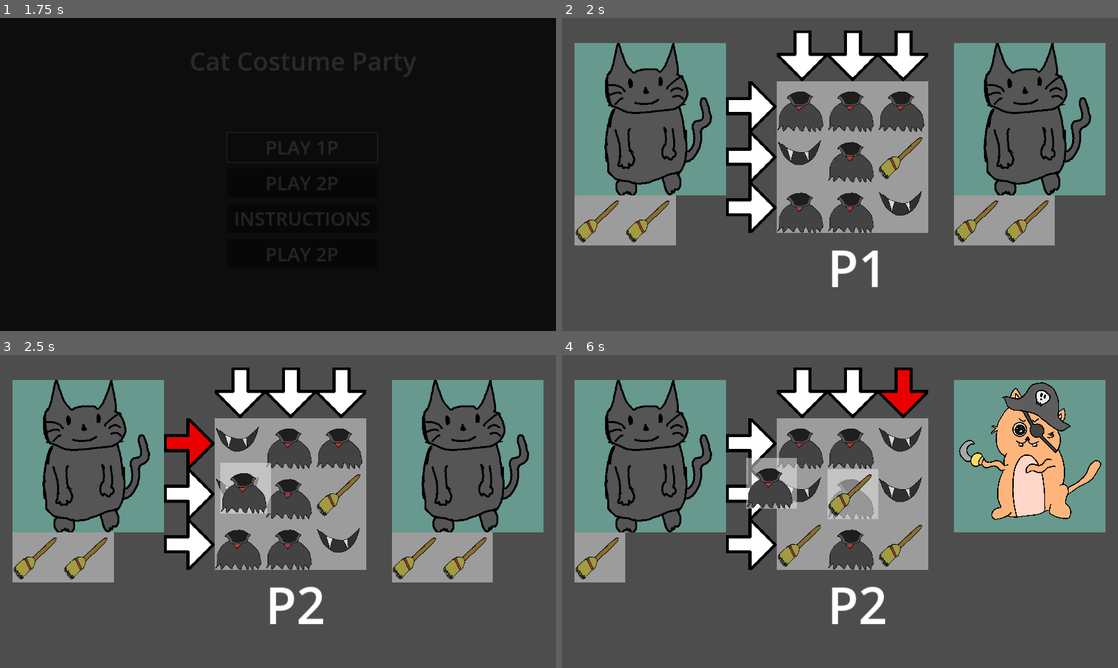
Above: before the commit, frames 1-4 (two rows, left to right).
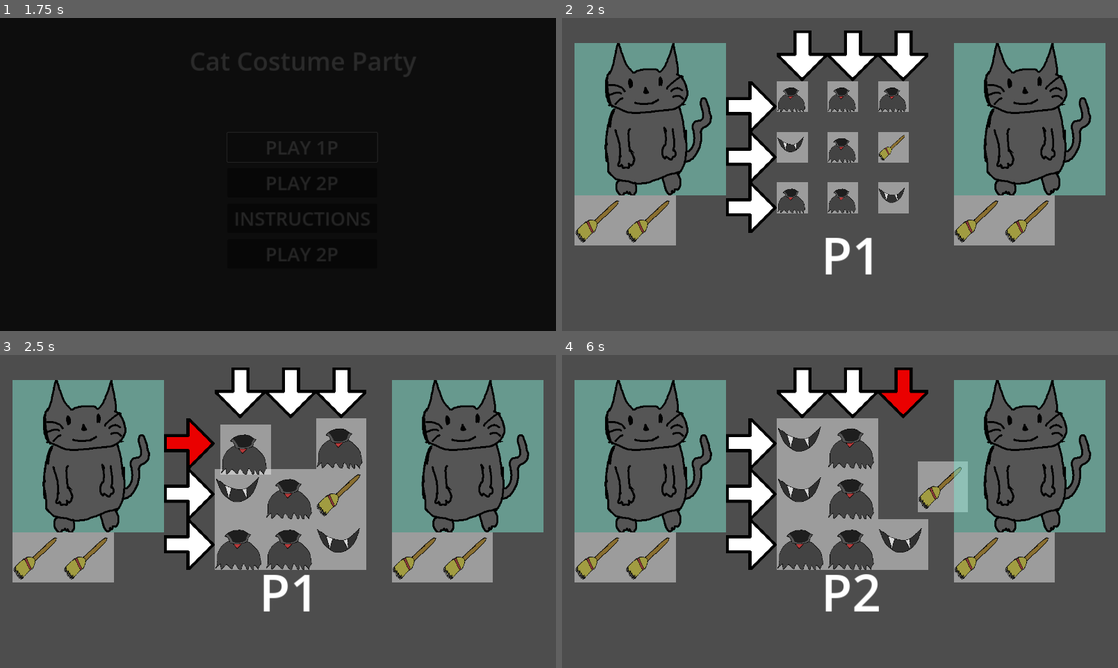
Above: after the commit, the same moments.

Repository: Zami77/CatCostumeParty
Game: Godot game, scene res://managers/GameManager.tscn
Two runs of this game, one before a commit and one after it. Both use one fixed random seed, a clock stepped at 60 frames per second and the inputs below.
Inputs (mouse positions are in pixels of both pictures, inside the frame that each line leads up to):
- Up to frame 1 (1.75 s): move the mouse to (400, 158) at 0.52 s; press the mouse at (400, 158) at 0.53 s; release the mouse at (400, 158) at 1.25 s; click "PLAY 1P" at 1.25 s
- Up to frame 2 (2 s): no input
- Up to frame 3 (2.5 s): click (189, 442) at 2 s
- Up to frame 4 (6 s): click (751, 492) at 2.75 s; click (751, 545) at 3.52 s; click (801, 392) at 4.25 s; click (851, 392) at 5 s; click (901, 392) at 5.77 s

Frame 1 is identical in both runs. In frame 2, 8.7% of the frame differs, in the area x 38-66%, y 20-86%; in frame 3, 3.8%; in frame 4, 20%, in the area x 11-97%, y 8-86%.

Commit message:
dressed cat anim impl and cleaned up turn timers

Diff:
--- a/CatCostumeParty/costume_piece_grid/CostumePieceGrid.gd
+++ b/CatCostumeParty/costume_piece_grid/CostumePieceGrid.gd
@@ -3,6 +3,8 @@
 
 signal piece_component_selected(selected_piece_component: CostumePiece.CostumeComponent)
 signal pieces_selected(selected_pieces: Array[CostumePiece])
+signal completed_selected_pieces_animation_finished
+signal random_piece_added
 
 @export var num_rows: int = 3
 @export var num_cols: int = 3
@@ -18,6 +20,7 @@
 var rng = RandomNumberGenerator.new()
 var disabled_aisle = []
 var select_disabled = false
+var grid_pieces_replenished = false
 
 func _ready():
 	rng.randomize()
@@ -61,15 +64,8 @@
 	select_row_or_col(is_row, row_col_num, selector_btn)
 
 func determine_selector_button(is_row: bool, row_col_num: int) -> TextureButton:
+	# TODO: This is likely wrong and the issue is in the execute_ai function in MatchManager
 	if is_row:
-		match row_col_num:
-			0:
-				return row_selector_zero
-			1:
-				return row_selector_one
-			2:
-				return row_selector_two
-	else:
 		match row_col_num:
 			0:
 				return col_selector_zero
@@ -78,23 +74,35 @@
 			2:
 				return col_selector_two
 
+	else:
+		match row_col_num:
+			0:
+				return row_selector_zero
+			1:
+				return row_selector_one
+			2:
+				return row_selector_two
+
 	return row_selector_zero
 
 func select_row_or_col(is_row: bool, row_col_num: int, selector_btn: TextureButton) -> void:
+	grid_pieces_replenished = false
+
 	for child in get_children():
 		if child is TextureButton:
 			child.disabled = false
 	var pieces_selected_in_row_col = []
+	var piece_coordinates_to_replace: Array[Vector2] = []
 	if is_row:
 		for row in num_rows:
 			var piece: CostumePiece = grid[row][row_col_num]
 			pieces_selected_in_row_col.append(piece)
-			_add_random_piece(row, row_col_num)
+			piece_coordinates_to_replace.append(Vector2(row, row_col_num))
 	else:
 		for col in num_cols:
 			var piece: CostumePiece = grid[row_col_num][col]
 			pieces_selected_in_row_col.append(piece)
-			_add_random_piece(row_col_num, col)
+			piece_coordinates_to_replace.append(Vector2(row_col_num, col))
 
 	selector_btn.disabled = true
 	disabled_aisle = [is_row, row_col_num]
@@ -105,16 +113,32 @@
 
 	emit_signal("pieces_selected", pieces_selected_in_row_col)
 
+	# TODO await selected_pieces_animation_complete
+	await completed_selected_pieces_animation_finished
+
+	for coordinate in piece_coordinates_to_replace:
+		_add_random_piece(coordinate.x, coordinate.y)
+		await random_piece_added
+
+	grid_pieces_replenished = true
+
 func _add_random_piece(row, col) -> void:
 	var rand_piece: CostumePiece = UtilHelper.create_random_costume_piece()
 	rand_piece.position = Vector2(row, col) * Dimensions.costume_piece_vec2
+	rand_piece.scale = Vector2.ZERO
 	add_child(rand_piece)
 	rand_piece.piece_selected.connect(_on_piece_selected)
+	grid[row][col] = rand_piece
 
-	if grid[row][col] is CostumePiece:
-		remove_child(grid[row][col])
-	grid[row][col] = rand_piece
+	var rand_piece_scale_tween = get_tree().create_tween().set_trans(Tween.TRANS_LINEAR)
+	rand_piece_scale_tween.tween_property(rand_piece, "scale", Vector2.ONE, 0.3)
+	await rand_piece_scale_tween.finished
+
+	emit_signal("random_piece_added")
 
 func _on_piece_selected(costume_piece: CostumePiece) -> void:
 	print("CostumePiece %s selected with costume_component: %s" % [costume_piece, CostumePiece.CostumeComponent.keys()[costume_piece.costume_component]])
 	emit_signal("piece_component_selected")
+
+func _on_completed_selected_pieces_animation_finished() -> void:
+	emit_signal("completed_selected_pieces_animation_finished")
--- a/CatCostumeParty/managers/MatchManager.gd
+++ b/CatCostumeParty/managers/MatchManager.gd
@@ -1,7 +1,15 @@
 class_name MatchManager
 extends Node2D
 
+signal completed_cat_animation_finished
+signal completed_selected_pieces_animation_finished
+
 @export var is_ai = false
+@export var timer_wait_between_turns = 1.0
+@export var timer_wait_on_costume_cat_completed = 1.0
+@export var timer_wait_on_start_of_ai_turn = 1.0
+@export var piece_movement_tween_duration = 0.35
+@export var dressed_cat_tween_duration = 0.35
 
 @onready var costume_piece_grid: CostumePieceGrid = get_node("CostumePieceGrid")
 @onready var costume_cat_area_p1: Node2D = get_node("CostumeCatAreaP1")
@@ -39,14 +47,14 @@
 
 func _execute_ai_turn() -> void:
 	# add delay before doing turn
-	await get_tree().create_timer(1.0).timeout
+	await get_tree().create_timer(timer_wait_on_start_of_ai_turn).timeout
 
 	var selectable_options: Dictionary = costume_piece_grid.get_selectable_options()
 	var ai_costume_cat: CostumeCat = costume_cat_area_p2.get_child(0)
 	var best_match_count = 0
 	var best_match_index = [true, 0]
 	for option in selectable_options:
-		if option == costume_piece_grid.disabled_aisle:
+		if not option[0] == costume_piece_grid.disabled_aisle[0] and option[1] == costume_piece_grid.disabled_aisle[1]:
 			continue
 		var current_match_count = 0
 		var dupe_costume_pieces_left = ai_costume_cat.costume_pieces_still_left.duplicate(true)
@@ -58,6 +66,7 @@
 			best_match_count = current_match_count
 			best_match_index = option
 
+	# TODO: Somewhere here the logic is wrong, but it gets the correct result
 	costume_piece_grid.select_row_or_col(\
 		not best_match_index[0], \
 		best_match_index[1], \
@@ -86,11 +95,16 @@
 func _on_pieces_selected(selected_pieces) -> void:
 	if turn_state == TurnState.GAME_END:
 		return
+	if turn_state == TurnState.P1:
+		costume_piece_grid.select_disabled = true
+
 	_handle_turn_logic(selected_pieces)
 
 func _handle_turn_logic(selected_pieces: Array):
 	var costume_cat_area = _get_costume_cat_and_dressed_area(turn_state).costume_cat_area
 	_handle_selected_pieces_animation(selected_pieces.duplicate(true), costume_cat_area)
+	await completed_selected_pieces_animation_finished
+
 	for child in costume_cat_area.get_children():
 		if child is CostumeCat:
 			var pieces_left = child.costume_pieces_still_left.duplicate(true)
@@ -101,34 +115,55 @@
 					pieces_left.erase(piece.costume_component)
 			for add_piece in pieces_to_add:
 				child.add_piece(add_piece)
-	# swap turns
+
+			if not child.costume_pieces_still_left:
+				await completed_cat_animation_finished
+	while not costume_piece_grid.grid_pieces_replenished:
+		await get_tree().create_timer(0.1).timeout
+
+	# swap turns and a small wait buffer between turns
 	turn_state = TurnState.P2 if turn_state == TurnState.P1 else TurnState.P1
+	await get_tree().create_timer(timer_wait_between_turns).timeout
 	_update_turn()
 
 func _handle_selected_pieces_animation(selected_pieces: Array, costume_cat_area: Node2D) -> void:
 	for piece in selected_pieces:
-		add_child(piece)
-		piece.global_position = costume_piece_grid.global_position + Dimensions.costume_piece_vec2
+		var old_global_position = piece.global_position
+		piece.global_position = old_global_position
 		var piece_tween = get_tree().create_tween().set_trans(Tween.TRANS_LINEAR)
-		piece_tween.tween_property(piece, "global_position", costume_cat_area.global_position + Dimensions.costume_cat_vec2 / 2, 0.35)
+		piece_tween.tween_property(piece, "global_position", costume_cat_area.global_position + Dimensions.costume_cat_vec2 / 2, piece_movement_tween_duration)
 		await piece_tween.finished
-		remove_child(piece)
+		costume_piece_grid.remove_child(piece)
+	emit_signal("completed_selected_pieces_animation_finished")
+	costume_piece_grid._on_completed_selected_pieces_animation_finished()
 
 func _on_costume_completed(completed_cat: CostumeCat, owning_player: TurnState) -> void:
 	var costume_cat_area_and_dressed_area = _get_costume_cat_and_dressed_area(owning_player)
 	var costume_cat_area: Node2D = costume_cat_area_and_dressed_area.costume_cat_area
 	var dressed_cat_area: Node2D = costume_cat_area_and_dressed_area.dressed_cat_area
-	# temp timer to see cat in costume, TODO: tween animation
-	await get_tree().create_timer(1.0).timeout
+
+	await get_tree().create_timer(timer_wait_on_costume_cat_completed).timeout
+	var old_costume_cat_global_pos = completed_cat.global_position
 	costume_cat_area.remove_child(completed_cat)
-	_add_dressed_cat(completed_cat, dressed_cat_area, owning_player)
+	_add_dressed_cat(completed_cat, old_costume_cat_global_pos, dressed_cat_area, owning_player)
+	await completed_cat_animation_finished
 	_setup_costume_cat_areas()
 
-func _add_dressed_cat(completed_cat: CostumeCat, dressed_cat_area: Node2D, owning_player: TurnState) -> void:
+func _add_dressed_cat(completed_cat: CostumeCat, old_global_position: Vector2, dressed_cat_area: Node2D, owning_player: TurnState) -> void:
 	var width_pos = dressed_cat_area.get_child_count() * Dimensions.costume_piece_width
 	dressed_cat_area.add_child(completed_cat)
-	completed_cat.scale = Vector2(0.33, 0.33)
-	completed_cat.position = Vector2(\
+	completed_cat.global_position = old_global_position
+	var new_scale = Vector2(0.33, 0.33)
+	var new_position = Vector2(\
 		width_pos * (1 if owning_player == TurnState.P1 else - 1),\
 		0\
 	)
+
+	var dressed_cat_position_tween = get_tree().create_tween().set_trans(Tween.TRANS_LINEAR)
+	var dressed_cat_scale_tween = get_tree().create_tween().set_trans(Tween.TRANS_LINEAR)
+	dressed_cat_position_tween.tween_property(completed_cat, "position", new_position, dressed_cat_tween_duration)
+	dressed_cat_scale_tween.tween_property(completed_cat, "scale", new_scale, dressed_cat_tween_duration)
+	await dressed_cat_position_tween.finished
+	await dressed_cat_scale_tween.finished
+
+	emit_signal("completed_cat_animation_finished")
--- a/CatCostumeParty/managers/MatchManager.tscn
+++ b/CatCostumeParty/managers/MatchManager.tscn
@@ -5,6 +5,7 @@
 
 [node name="MatchManager" type="Node2D"]
 script = ExtResource("1_s3c2u")
+timer_wait_between_turns = 0.5
 
 [node name="CostumePieceGrid" parent="." instance=ExtResource("2_kdm08")]
 position = Vector2(544, 160)
@@ -22,9 +23,9 @@
 position = Vector2(1248, 672)
 
 [node name="TurnLabel" type="Label" parent="."]
-offset_left = 672.0
-offset_top = 544.0
-offset_right = 824.0
-offset_bottom = 722.0
+offset_left = 656.0
+offset_top = 512.0
+offset_right = 808.0
+offset_bottom = 690.0
 theme_override_font_sizes/font_size = 128
 text = "P1"
